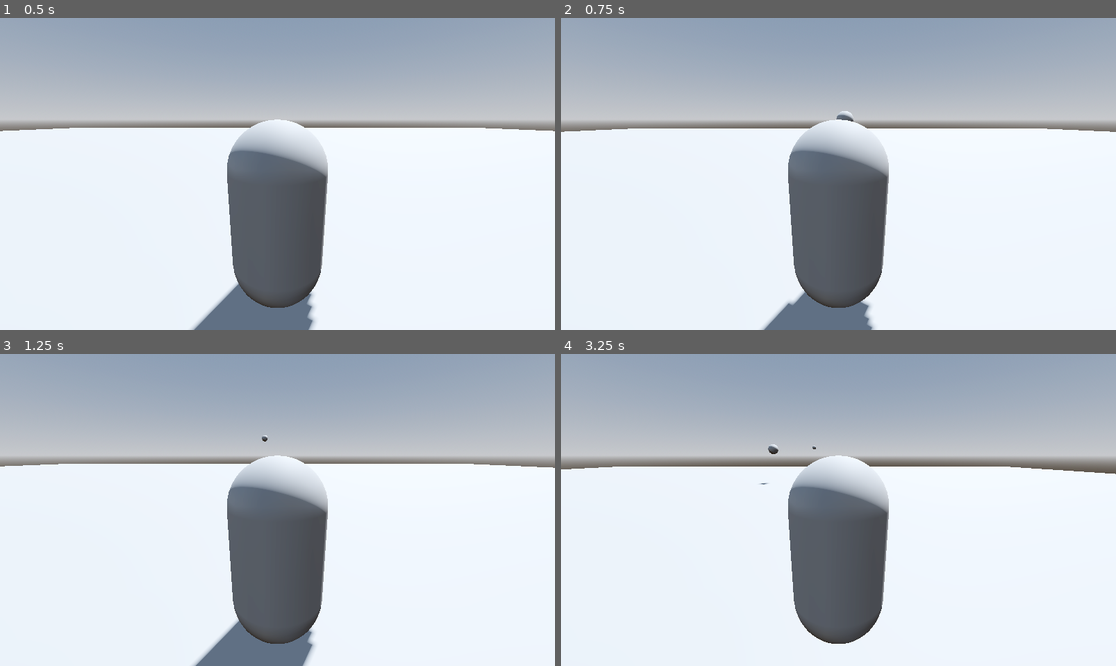
Above: before the commit, frames 1-4 (two rows, left to right).
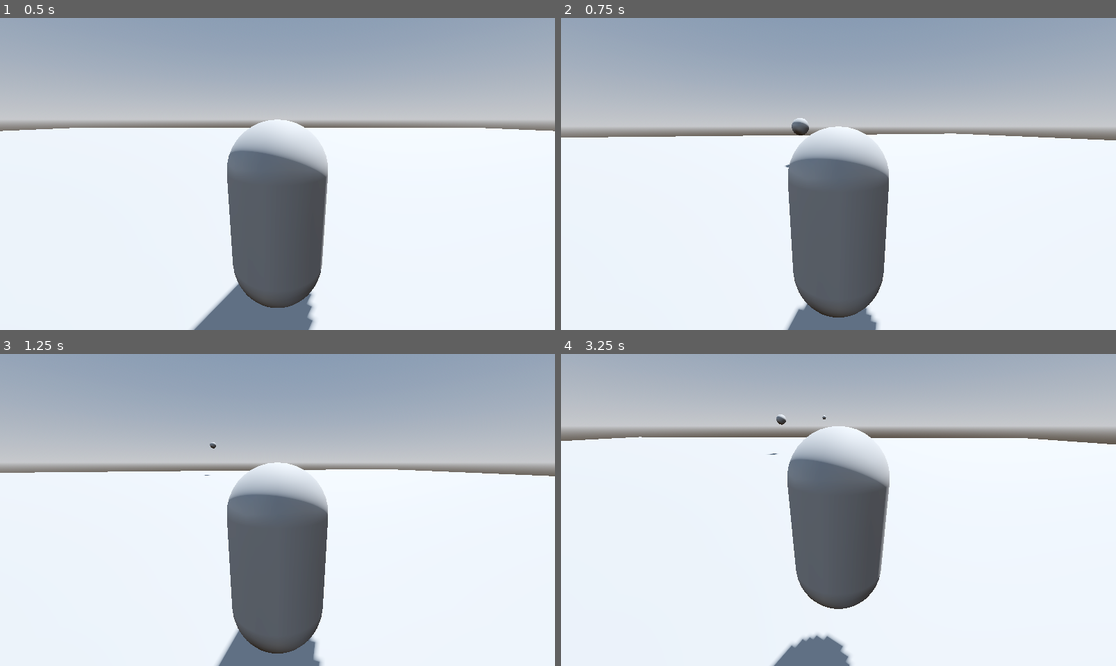
Above: after the commit, the same moments.

Repository: AlexanderMendivil/simple-rpg
Game: Godot game, scene res://scenes/test_scene.tscn
The game is run twice, just before and just after one commit, with the same random seed, the same clock (stepped at 60 frames per second) and the same inputs.
Inputs (mouse positions are in pixels of both pictures, inside the frame that each line leads up to):
- Up to frame 1 (0.5 s): no input
- Up to frame 2 (0.75 s): move the mouse to (960, 158) at 0.52 s; press the mouse at (960, 158) at 0.53 s; hold D (move_right) from 0.53 s (still down)
- Up to frame 3 (1.25 s): keep holding D (move_right); tap Space (jump) at 0.77 s
- Up to frame 4 (3.25 s): move the mouse to (727, 525) at 1.27 s; release D (move_right) at 1.28 s; release the mouse at (727, 525) at 1.28 s; hold S (move_back) 1.28-2.03 s; click (727, 525) at 1.35 s; tap Space (jump) at 1.52, 3.02 s; move the mouse to (894, 441) at 2.02 s; press the mouse at (894, 441) at 2.03 s; hold D (move_right) 2.03-2.78 s; move the mouse to (810, 572) at 2.77 s; release the mouse at (810, 572) at 2.78 s; hold W (move_forward) from 2.78 s (still down); click (810, 572) at 2.85 s

Frame 1 is identical in both runs. In frame 2, 6.4% of the frame differs, in the area x 0-100%, y 29-100%; in frame 3, 6.3%; in frame 4, 19%, in the area x 0-100%, y 18-100%.

Commit message:
Added mouse rotation

Diff:
--- a/player/player.gd
+++ b/player/player.gd
@@ -11,6 +11,10 @@
 const SPEED = 5.0
 const JUMP_VELOCITY = 4.5
 var mouse_motion := Vector2.ZERO
+
+
+func _ready() -> void:
+	Input.mouse_mode = Input.MOUSE_MODE_CAPTURED
 
 func _physics_process(delta):
 	handle_camera_rotation()
@@ -37,6 +41,9 @@
 
 
 func _input(event):
+	if event is InputEventMouseMotion && Input.mouse_mode == Input.MOUSE_MODE_CAPTURED:
+		mouse_motion = -event.relative * 0.001
+
 	if event.is_action_pressed("cast"):
 		cast_spell()
 
--- a/player/player.tscn
+++ b/player/player.tscn
@@ -20,4 +20,4 @@
 transform = Transform3D(1, 0, 0, 0, 0.965926, 0.258819, 0, -0.258819, 0.965926, 0, 1, 2)
 
 [node name="ShotController" type="Node3D" parent="."]
-transform = Transform3D(1, 0, 0, 0, 1, 0, 0, 0, 1, 0, 0.317082, -0.990569)
+transform = Transform3D(1, 0, 0, 0, 1, 0, 0, 0, 1, 0, 0.317082, -1.35877)
